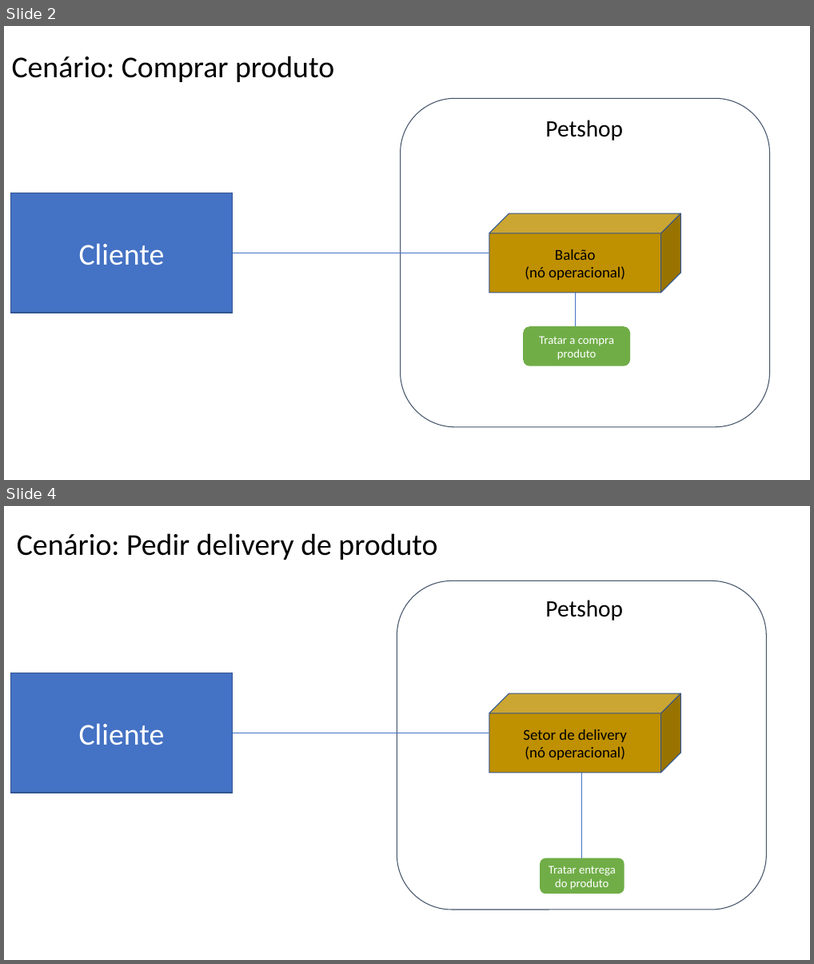
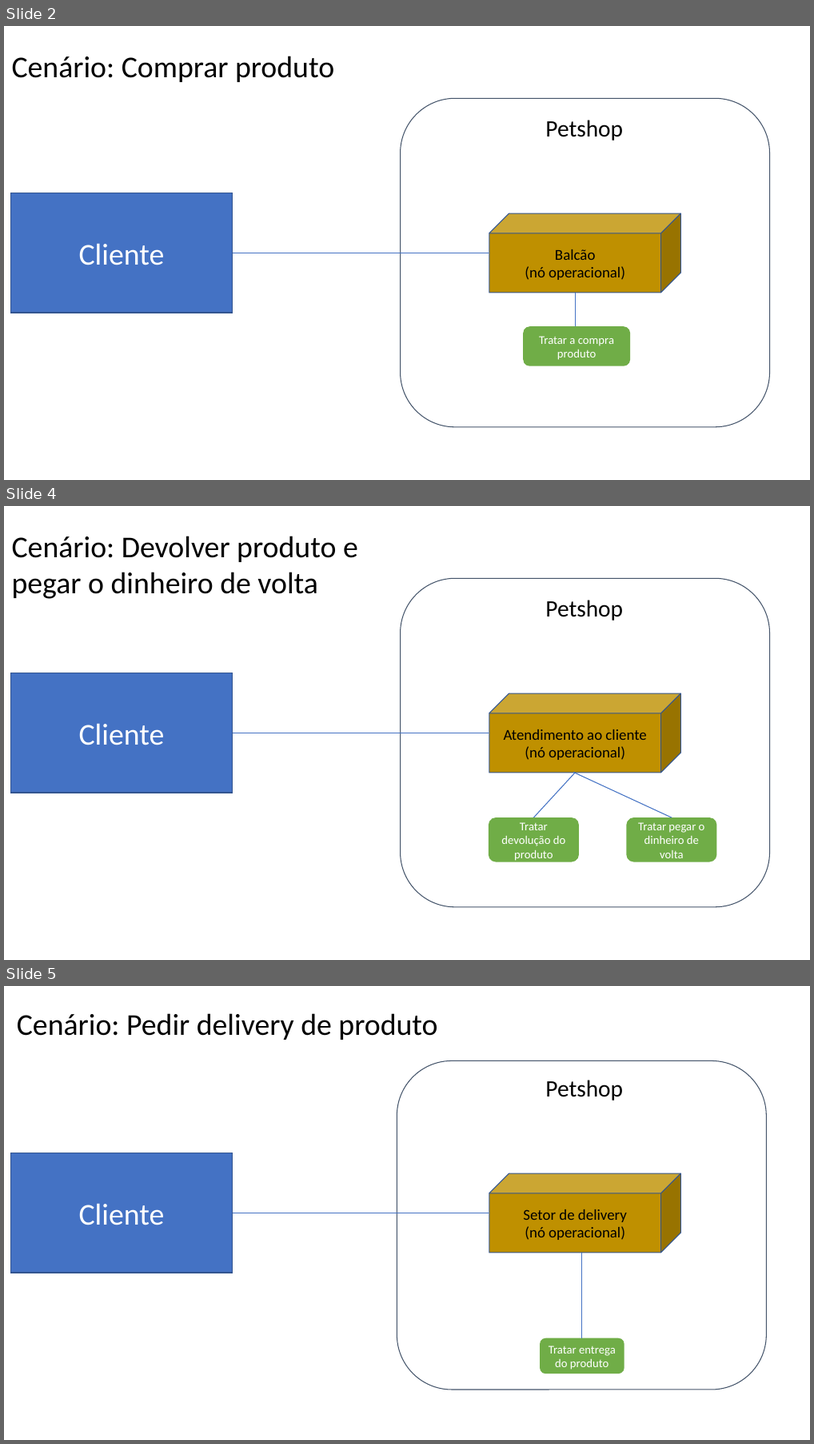
Before and after one commit to RafaIzu/mostragem-AC3, a slide deck: 15 - Arquitetura de Negócio para cada Cenário.pptx. Shown one above the other, each under a label of ours: slides 2 and 4 before the commit, slides 2, 4 and 5 after it; the slides between them are not shown. The pictures are 814x964 and 814x1444 pixels, drawn with LibreOffice and Linux fonts; fonts in the diff are those of the drawing. Boxes give left, top, right and bottom in pixels: in the first picture for what was removed or moved away, otherwise in the second. Text is boxed around its words. In the diff, an @@ line names an element or a change of style, - is before the commit and + after.

```diff
--- a/15 - Arquitetura de Negócio para cada Cenário.pptx
+++ b/15 - Arquitetura de Negócio para cada Cenário.pptx
@@ slide 4 added at <box>4,506,810,960</box>, background #FFFFFF @@
@@ text added at <box>12,536,358,599</box>, 36 pt, text #000000 @@
+Cenário: Devolver produto e
+pegar o dinheiro de volta
@@ rounded rectangle added at <box>401,578,770,907</box>, fill #FFFFFF, outline #44546A 1 pt @@
@@ text added at <box>546,600,623,620</box>, 28 pt, text #000000 @@
+Petshop
@@ rectangle added at <box>10,673,233,792</box>, fill #4472C4, outline #325491 1 pt, 36 pt, text #FFFFFF @@
+Cliente
@@ cube added at <box>490,693,682,772</box>, fill #BF9000, outline #325491 1 pt, 18 pt, text #000000 @@
+Atendimento ao cliente
+(nó operacional)
@@ line added from (233, 733) to (489, 733), #4472C4 1 pt @@
@@ line added from (534, 817) to (576, 772), #4472C4 1 pt @@
@@ line added from (672, 817) to (574, 772), #4472C4 1 pt @@
@@ rounded rectangle added at <box>489,817,579,862</box>, fill #70AD47, 14 pt, text #FFFFFF @@
+Tratar devolução do produto
@@ rounded rectangle added at <box>627,817,718,862</box>, fill #70AD47, 14 pt, text #FFFFFF @@
+Tratar pegar o dinheiro de volta
@@ what was slide 4 is now slide 5 @@
```
Also in this commit, not shown: 2 slides changed, 5 other files.
